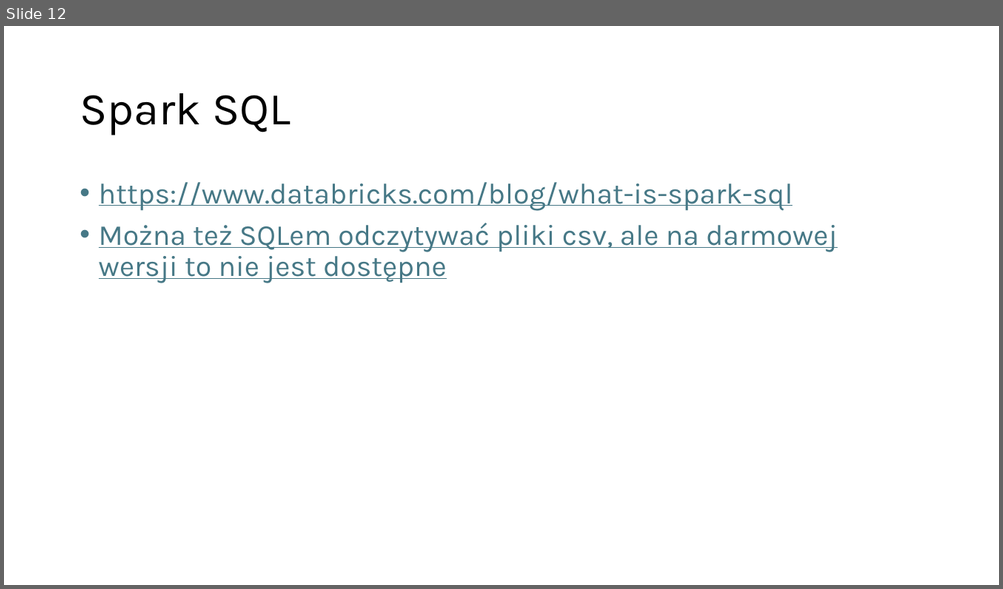
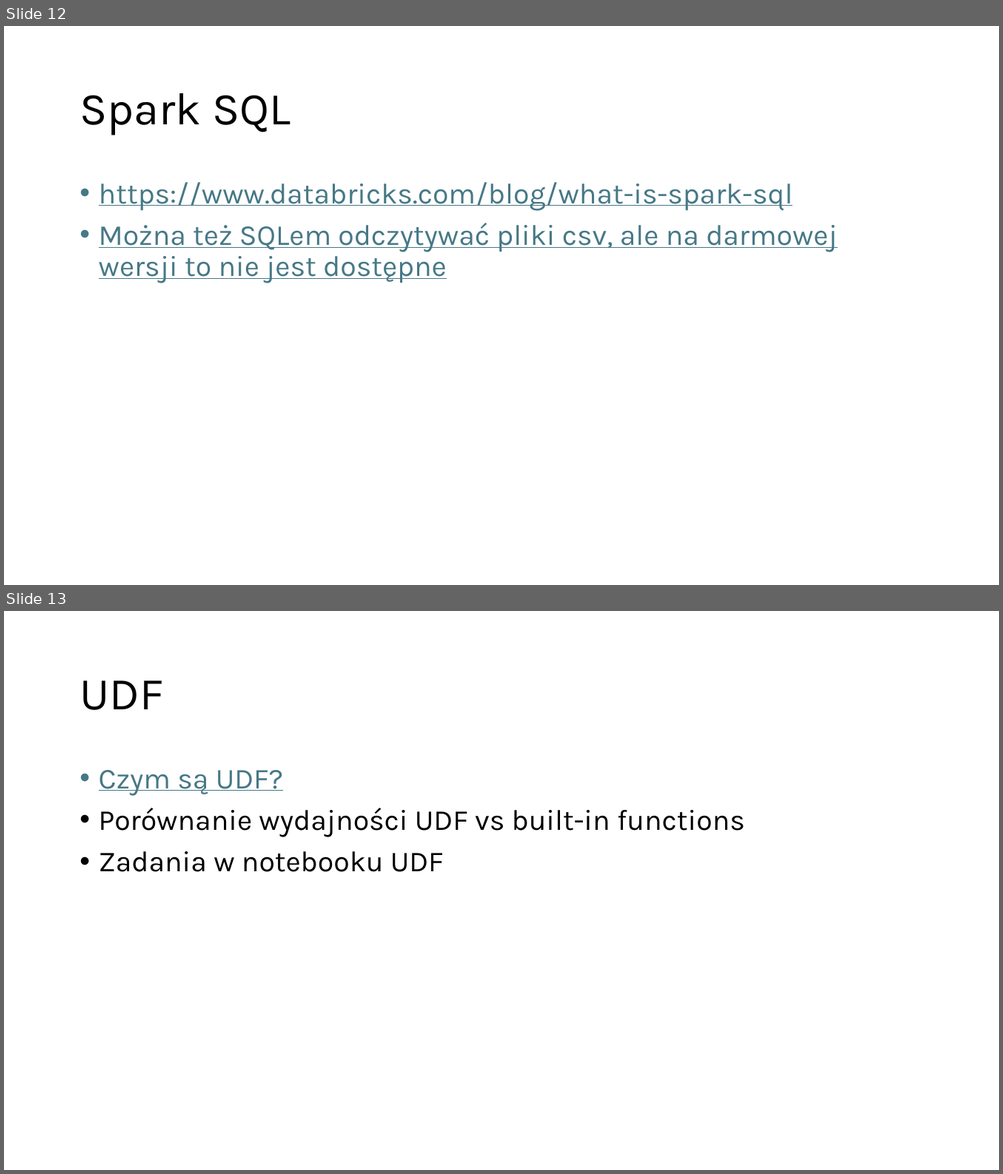
Before and after one commit to Bartekfiolek/Platforma-Databricks, a slide deck: Platforma Databricks.pptx. Shown one above the other, each under a label of ours: slide 12 before the commit, slides 12 and 13 after it. The pictures are 1003x589 and 1003x1174 pixels, drawn with LibreOffice and Linux fonts; fonts in the diff are those of the drawing. Boxes give left, top, right and bottom in pixels: in the first picture for what was removed or moved away, otherwise in the second. Text is boxed around its words. In the diff, an @@ line names an element or a change of style, - is before the commit and + after.

```diff
--- a/Platforma Databricks.pptx
+++ b/Platforma Databricks.pptx
@@ slide 13 added at box(4, 611, 999, 1170), background #FFFFFF @@
@@ title added at box(79, 681, 163, 710), 44 pt, text #000000 @@
+UDF
@@ text added at box(99, 770, 745, 872), 28 pt, text #000000 @@
+• Czym są UDF?
+• Porównanie wydajności UDF vs built-in functions
+• Zadania w notebooku UDF
```
Also in this commit, not shown: 8 other slides added, 1 slide removed.
